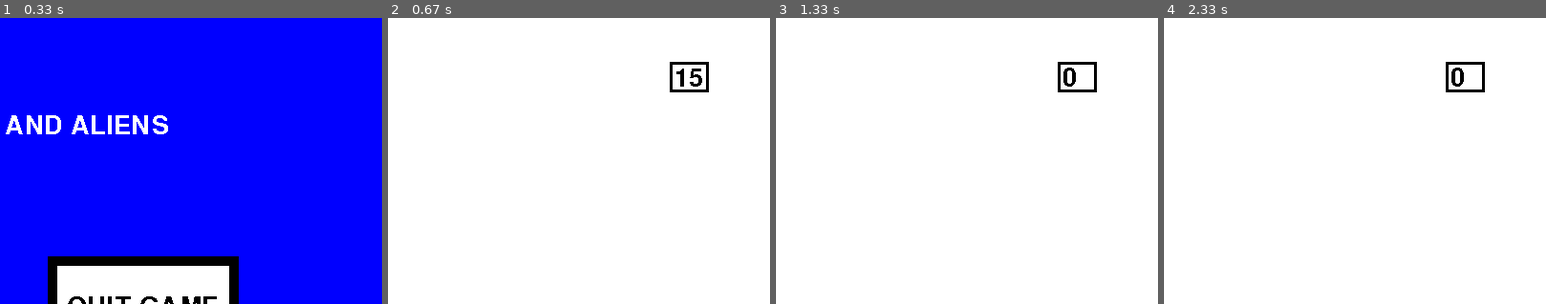
Above: before the commit, frames 1-4 (left to right).
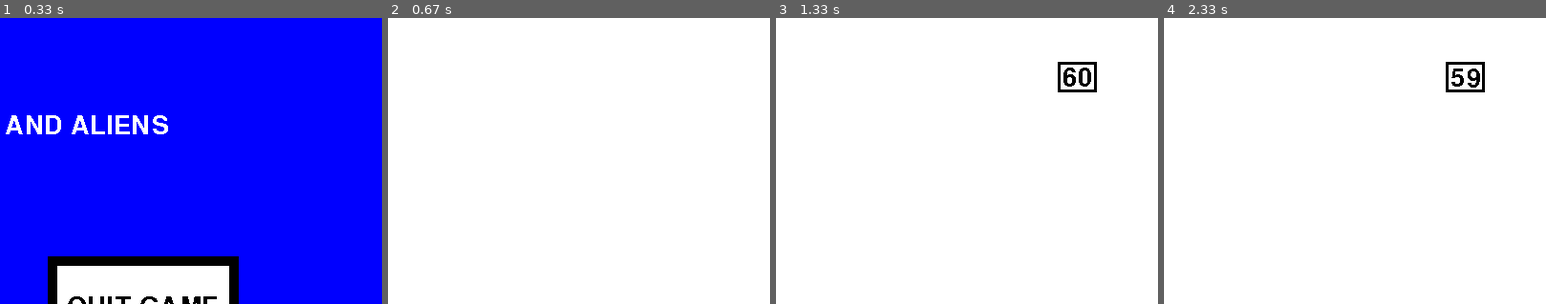
Above: after the commit, the same moments.

Repository: Yummy-computer-bits/PygameShootyGame
Game: pygame game, started from ProjectMain.py
The game is run twice, just before and just after one commit, with the same random seed, the same clock (stepped at 60 frames per second) and the same inputs.
Inputs (mouse positions are % of the whole screen's width and height, from its top left):
- Up to frame 1 (0.33 s): no input
- Up to frame 2 (0.67 s): click (31, 50) at 0.38 s
- Up to frame 3 (1.33 s): no input
- Up to frame 4 (2.33 s): no input
The pictures show only the part of the screen within x 50-100%, y 0-50%; the shares and areas given below are measured in that part.

Frame 1 is identical in both runs. In frame 2, 0.5% of the frame differs, in the area x 73-84%, y 15-26%; in frame 3, 0.2%; in frame 4, 0.2%.

Commit message:
wow that was really cool

Diff:
--- a/Game_State.py
+++ b/Game_State.py
@@ -34,8 +34,8 @@
 
         titlewords = Font.render("PLATFORMS AND ALIENS", False, White) # creates surface for title screen words
         Window.blit(titlewords, (225, 100)) # draws title screen words on the screen
-#CALL GAMEPLAY MODULES
-def setgame(Font, Black, Window):
-    State = "game"
-    pygame.display.update() #refreshes the window now the main menu needs to disappear
-    Time_Module.countdown(Font, Black, Window)
+
+#CALL GAMEPLAY MODULES # not in use. currently easier to change state at incidence of state change. might use later
+#def setgame():
+ #   State = "Game"
+  #  return State
--- a/ProjectMain.py
+++ b/ProjectMain.py
@@ -11,6 +11,9 @@
 White = (255, 255, 255)  # stores the colour white
 Black = (0,0,0)
 Blue = (0,0,255)
+
+#INITIAL CURRENT TIME
+Current = 60
 
 #GLOBAL FONT
 Font = pygame.font.SysFont(None, 40, False, False)  # creates font and size
@@ -28,6 +31,12 @@
 pygame.display.set_caption("Platforms and aliens")  # renames the window to the name of the game
 
 clock = pygame.time.Clock()  # creates object clock which tracks time
+#-----------------------------------------------------------------------------------------------
+#Decrease time
+Decrease = pygame.USEREVENT
+
+pygame.time.set_timer(Decrease, 1000)
+
 #-----------------------------------------------------------------------------------------------
 #GAME STATE
 if State == "Menu": # MENU SCREEN
@@ -49,15 +58,23 @@
             pygame.quit()  # kills the game window
             sys.exit()  # exits the program
 
+        if event.type == Decrease and State == "Game" and Current != -1:
+            Time_Module.countdown(Font, Black, Window, Current)
+            Current -= 1
+            #if Current == 0: #This will trigger the gameover condition once i have written it
+                #Game_State.Gameover()
+
         if event.type == pygame.MOUSEBUTTONDOWN: # Checks for ANY mouse clicks
 
 #--------------------------------------------------------------------
             #Menu Clicks
             if State == "Menu": # Below are ONLY menu screen actions
+
                 if start.collidepoint(mouse): # if click start button
                     Window.fill(White) # Clears screen of menu buttons
-                    State = "Game"
-                    Game_State.setgame(Font, Black, Window) # State shifts to gameplay (kills use of menu buttons, and runs gameplay modules)
+                    State = "Game" # State shifts to gameplay (kills use of menu buttons, and runs gameplay modules)
+                    pygame.display.update()  # refreshes the window now the main menu needs to disappear
+
                 elif close.collidepoint(mouse): # if click quit button
                     pygame.quit() # exit pygame
                     sys.exit() # exit python
--- a/Time_Module.py
+++ b/Time_Module.py
@@ -1,16 +1,11 @@
 import pygame
-def countdown(Font, Black, Window):
+def countdown(Font, Black, Window, Current):
     numbersdown = pygame.Rect(698, 49, 35, 26.5)  # declares a white rectangle inside the border
     numberborder = pygame.Rect(695, 46, 41, 32.5)  # decleares a border around the time remaining number
     pygame.draw.rect(Window, ((Black)), numberborder, 3)  # draws the border around the time
 
-    Current = 60 # sets the initial time at 60 "seconds". Will count down
-    STRcurrent = "60" # the intial time represented as a string for display purposes
-
-    while Current != -1: #if time hasn't run out yet...
-        pygame.draw.rect(Window, ((255, 255, 255)), numbersdown, 0)  # clears the displayed time with white pixels
-        STRcurrent = str(Current) # typecasts current into a seperate variable as a string
-        timeletters = Font.render(STRcurrent, False, Black)  # RE-declares surface timeletters (it doesnt automatically update!)
-        Window.blit(timeletters, (700, 50))  # draws surface timeletters on surface window
-        pygame.display.update() #refreshes the window
-        Current -= 1 #derecments current by 1 "second" # needs tick based system to go by 1 a second
+    pygame.draw.rect(Window, ((255, 255, 255)), numbersdown, 0)  # clears the displayed time with white pixels
+    STRcurrent = str(Current) # typecasts current into a seperate variable as a string
+    timeletters = Font.render(STRcurrent, False, Black)  # RE-declares surface timeletters (it doesnt automatically update!)
+    Window.blit(timeletters, (700, 50))  # draws surface timeletters on surface window
+    pygame.display.update() #refreshes the window
